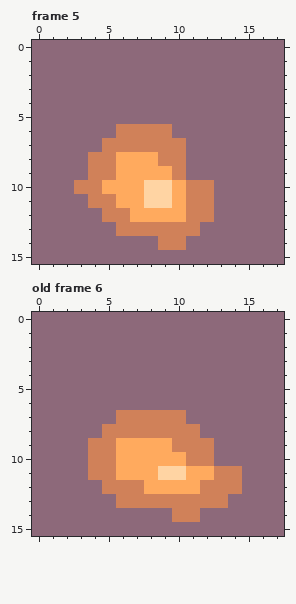
Pixel-art file: src/Art/honey2.aseprite. The first picture shows the starting point.
18x16 pixels, 7 frames. Shown: frame 5, old frame 6.
After:
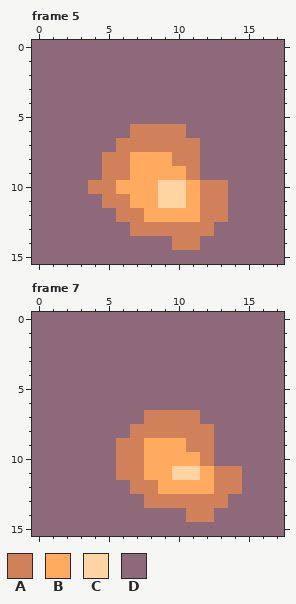
Palette (. is transparent): A #d08159  B #ffaa5e  C #ffd4a3  D #8d697a
A new or re-ordered frame is compared with the old frame closest to it.
Log entry: honey2 has 8 frames
Changes in this commit:
frames 7 -> 8
Changed rows in their new state; - is an unchanged pixel.
Frame 5, layer "Layer 1":
first column x 3:
 6 ---D---A---
 7 --D-----A--
 8 -D-A--B-A--
 9 -D-A---BA--
10 D-A--B-CB-A
11 -D-A-B-CB-A
12 --D-A---B-A
13 ---D-----A-
14 ------D-A--
Frame 7 is new; against old frame 6, layer "Layer 1":
first column x 4:
 7 --DD---A-
 8 -DD-----A
 9 DDAA--B--
10 DDAA---B-
11 DDAA-B-C-
12 -DD-A---B
13 --DD-----
14 ------D-A
Where, in picture pixels (left, top, right, bottom), the same in both pictures:
changed: (74, 124, 228, 250)
changed: (88, 410, 214, 522)
